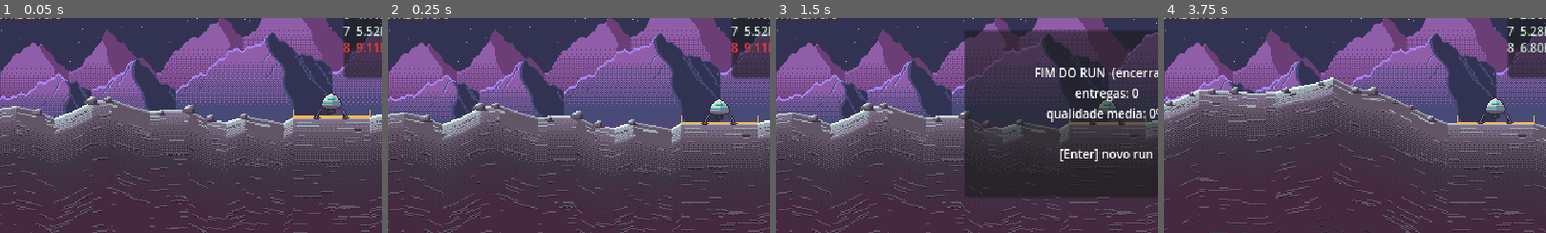
Above: before the commit, frames 1-4 (left to right).
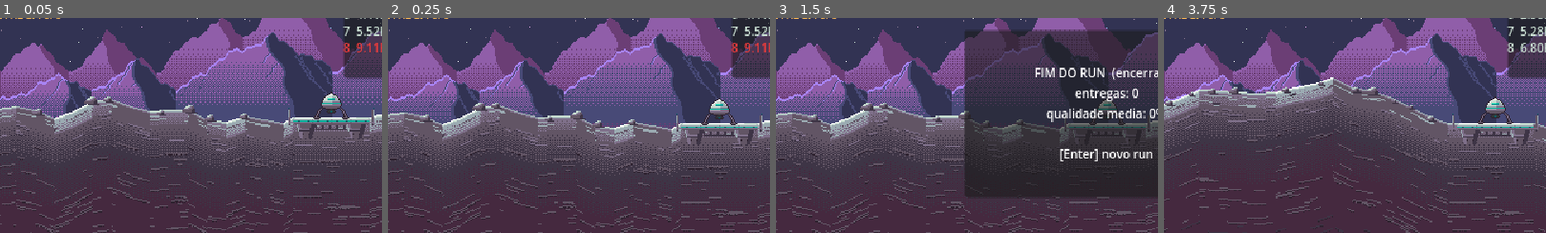
Above: after the commit, the same moments.

Repository: valdersonjr/incremental-lander
Game: Godot game, scene res://game/main.tscn
Two runs of this game, one before a commit and one after it. Both use one fixed random seed, a clock stepped at 60 frames per second and the inputs below.
Inputs:
- Up to frame 1 (0.05 s): no input
- Up to frame 2 (0.25 s): no input
- Up to frame 3 (1.5 s): tap Enter (confirm) at 0.5 s; hold D (rotate_right) 0.53-1.28 s; hold Enter (confirm) 0.53-1.28 s; tap R (restart) at 1.25 s; hold A (rotate_left) from 1.28 s (still down); tap E (end_run) at 1.35 s
- Up to frame 4 (3.75 s): tap Enter (confirm) at 2 s; release A (rotate_left) at 2.03 s; hold D (rotate_right) 2.03-2.75 s; tap 1 at 2.1 s; click "Novo jogo" at 2.75 s; click "DECOLAR [Enter]" at 3.5 s
The pictures show only the part of the screen within x 7-57%, y 28-78%; the shares and areas given below are measured in that part.

The runs differ from the first frame. In frame 1, 1.3% of the frame differs, in the area x 75-98%, y 41-56%; in frame 2, 1.2%; in frame 3, 0.4%; in frame 4, 1.2%.

Commit message:
Fase 8: plataformas de pouso no jogo (alvo com feixe de luz e marcador)
- pixel-art: export da plataforma (idle/alvo com luzes correndo e pista iluminada),
  feixe de luz ciano pulsante e marcador flutuante
- godot-dev: Terrain cria um sprite por plataforma; setter target_pad_id liga feixe e
  marcador no alvo; contrato de posições em TerrainArt com teste
- Verificado: 47 testes, demo sem erros, captura com feixe visível de longe e entrega 86%

Co-Authored-By: Claude Opus 5.5 <noreply@anthropic.com>
Claude-Session: https://claude.ai/code/session_01JhKCi9Us7j2H5LJGQ5fDNT

Diff:
--- /dev/null
+++ b/assets/sprites/landing_pad.json
@@ -0,0 +1,29 @@
+{
+  "frame_width": 80,
+  "frame_height": 28,
+  "animations": [
+    {
+      "name": "idle",
+      "row": 0,
+      "frames": 1,
+      "durations_ms": [
+        500
+      ],
+      "loop": true
+    },
+    {
+      "name": "target",
+      "row": 1,
+      "frames": 6,
+      "durations_ms": [
+        160,
+        140,
+        120,
+        120,
+        140,
+        260
+      ],
+      "loop": true
+    }
+  ]
+}
--- /dev/null
+++ b/assets/sprites/landing_pad_frames.tres
@@ -0,0 +1,65 @@
+[gd_resource type="SpriteFrames" load_steps=9 format=3]
+
+[ext_resource type="Texture2D" path="res://assets/sprites/landing_pad.png" id="1_tex"]
+
+[sub_resource type="AtlasTexture" id="AtlasTexture_1"]
+atlas = ExtResource("1_tex")
+region = Rect2(0, 0, 80, 28)
+
+[sub_resource type="AtlasTexture" id="AtlasTexture_2"]
+atlas = ExtResource("1_tex")
+region = Rect2(0, 28, 80, 28)
+
+[sub_resource type="AtlasTexture" id="AtlasTexture_3"]
+atlas = ExtResource("1_tex")
+region = Rect2(80, 28, 80, 28)
+
+[sub_resource type="AtlasTexture" id="AtlasTexture_4"]
+atlas = ExtResource("1_tex")
+region = Rect2(160, 28, 80, 28)
+
+[sub_resource type="AtlasTexture" id="AtlasTexture_5"]
+atlas = ExtResource("1_tex")
+region = Rect2(240, 28, 80, 28)
+
+[sub_resource type="AtlasTexture" id="AtlasTexture_6"]
+atlas = ExtResource("1_tex")
+region = Rect2(320, 28, 80, 28)
+
+[sub_resource type="AtlasTexture" id="AtlasTexture_7"]
+atlas = ExtResource("1_tex")
+region = Rect2(400, 28, 80, 28)
+
+[resource]
+animations = [{
+"frames": [{
+"duration": 1.000,
+"texture": SubResource("AtlasTexture_1")
+}],
+"loop": true,
+"name": &"idle",
+"speed": 2.000
+}, {
+"frames": [{
+"duration": 1.333,
+"texture": SubResource("AtlasTexture_2")
+}, {
+"duration": 1.167,
+"texture": SubResource("AtlasTexture_3")
+}, {
+"duration": 1.000,
+"texture": SubResource("AtlasTexture_4")
+}, {
+"duration": 1.000,
+"texture": SubResource("AtlasTexture_5")
+}, {
+"duration": 1.167,
+"texture": SubResource("AtlasTexture_6")
+}, {
+"duration": 2.167,
+"texture": SubResource("AtlasTexture_7")
+}],
+"loop": true,
+"name": &"target",
+"speed": 8.333
+}]
--- /dev/null
+++ b/assets/sprites/target_beam.json
@@ -0,0 +1,18 @@
+{
+  "frame_width": 64,
+  "frame_height": 84,
+  "animations": [
+    {
+      "name": "pulse",
+      "row": 0,
+      "frames": 4,
+      "durations_ms": [
+        180,
+        150,
+        180,
+        150
+      ],
+      "loop": true
+    }
+  ]
+}
--- /dev/null
+++ b/assets/sprites/target_beam_frames.tres
@@ -0,0 +1,39 @@
+[gd_resource type="SpriteFrames" load_steps=6 format=3]
+
+[ext_resource type="Texture2D" path="res://assets/sprites/target_beam.png" id="1_tex"]
+
+[sub_resource type="AtlasTexture" id="AtlasTexture_1"]
+atlas = ExtResource("1_tex")
+region = Rect2(0, 0, 64, 84)
+
+[sub_resource type="AtlasTexture" id="AtlasTexture_2"]
+atlas = ExtResource("1_tex")
+region = Rect2(64, 0, 64, 84)
+
+[sub_resource type="AtlasTexture" id="AtlasTexture_3"]
+atlas = ExtResource("1_tex")
+region = Rect2(128, 0, 64, 84)
+
+[sub_resource type="AtlasTexture" id="AtlasTexture_4"]
+atlas = ExtResource("1_tex")
+region = Rect2(192, 0, 64, 84)
+
+[resource]
+animations = [{
+"frames": [{
+"duration": 1.200,
+"texture": SubResource("AtlasTexture_1")
+}, {
+"duration": 1.000,
+"texture": SubResource("AtlasTexture_2")
+}, {
+"duration": 1.200,
+"texture": SubResource("AtlasTexture_3")
+}, {
+"duration": 1.000,
+"texture": SubResource("AtlasTexture_4")
+}],
+"loop": true,
+"name": &"pulse",
+"speed": 6.667
+}]
--- /dev/null
+++ b/assets/sprites/target_marker.json
@@ -0,0 +1,18 @@
+{
+  "frame_width": 11,
+  "frame_height": 9,
+  "animations": [
+    {
+      "name": "bob",
+      "row": 0,
+      "frames": 4,
+      "durations_ms": [
+        220,
+        160,
+        220,
+        160
+      ],
+      "loop": true
+    }
+  ]
+}
--- /dev/null
+++ b/assets/sprites/target_marker_frames.tres
@@ -0,0 +1,39 @@
+[gd_resource type="SpriteFrames" load_steps=6 format=3]
+
+[ext_resource type="Texture2D" path="res://assets/sprites/target_marker.png" id="1_tex"]
+
+[sub_resource type="AtlasTexture" id="AtlasTexture_1"]
+atlas = ExtResource("1_tex")
+region = Rect2(0, 0, 11, 9)
+
+[sub_resource type="AtlasTexture" id="AtlasTexture_2"]
+atlas = ExtResource("1_tex")
+region = Rect2(11, 0, 11, 9)
+
+[sub_resource type="AtlasTexture" id="AtlasTexture_3"]
+atlas = ExtResource("1_tex")
+region = Rect2(22, 0, 11, 9)
+
+[sub_resource type="AtlasTexture" id="AtlasTexture_4"]
+atlas = ExtResource("1_tex")
+region = Rect2(33, 0, 11, 9)
+
+[resource]
+animations = [{
+"frames": [{
+"duration": 1.375,
+"texture": SubResource("AtlasTexture_1")
+}, {
+"duration": 1.000,
+"texture": SubResource("AtlasTexture_2")
+}, {
+"duration": 1.375,
+"texture": SubResource("AtlasTexture_3")
+}, {
+"duration": 1.000,
+"texture": SubResource("AtlasTexture_4")
+}],
+"loop": true,
+"name": &"bob",
+"speed": 6.250
+}]
--- a/game/flight/flight.gd
+++ b/game/flight/flight.gd
@@ -100,7 +100,6 @@
 		lander.can_takeoff = false
 		target_pad_id = -1
 		terrain.target_pad_id = -1
-		terrain.queue_redraw()
 		_finish(false, quality, "", info)
 	elif lander.gas <= 0.001:
 		stranded.emit()
--- a/game/terrain/terrain.gd
+++ b/game/terrain/terrain.gd
@@ -1,17 +1,21 @@
 ## Terreno em poligono: gera relevo por seed (TerrainGen), colisao e visual.
 ## Com arte do planeta (assets/bg/<planeta>_layers.json): faixas cisalhadas lit/flat/shade + pedregulhos
-## (TerrainArt). Sem arte: placeholder (poligono solido + linha clara).
+## (TerrainArt). Sem arte: placeholder (poligono solido + linha clara). Plataformas: sprites animados (todos os planetas).
 class_name Terrain
 extends Node2D
 
 const COLOR_FILL := Color("#3e3546")      # shadow
 const COLOR_SURFACE := Color("#9babb2")   # steel
-const COLOR_PAD := Color("#fbb954")       # honey
-const COLOR_TARGET := Color("#1ebc73")    # emerald
+const PAD_FRAMES := preload("res://assets/sprites/landing_pad_frames.tres")
 
 var ridge := PackedVector2Array()
 var pads: Array[Dictionary] = []
-var target_pad_id := -1
+## Plataforma alvo (-1 = nenhuma): ganha luzes vivas, feixe de luz e marcador.
+var target_pad_id := -1:
+	set(value):
+		target_pad_id = value
+		if is_node_ready():
+			_sync_target()
 
 var _rocks: Array[Dictionary] = []
 var _rock_tex: Texture2D
@@ -21,6 +25,9 @@
 @onready var _surface: Line2D = %Surface
 @onready var _collision: CollisionShape2D = %Collision
 @onready var _bands: Dictionary = {"lit": %BandLit, "flat": %BandFlat, "shade": %BandShade}
+@onready var _pads_root: Node2D = %Pads
+@onready var _beam: AnimatedSprite2D = %Beam
+@onready var _marker: AnimatedSprite2D = %Marker
 
 
 ## Gera o terreno e devolve os dados (ridge, pads, polygon).
@@ -50,8 +57,42 @@
 	var shape := ConcavePolygonShape2D.new()
 	shape.segments = segs
 	_collision.shape = shape
+	_build_pads()
 	queue_redraw()
 	return data
+
+
+## Um sprite por plataforma (arte da pixel-art: landing_pad.py; contrato em TerrainArt.PAD_ORIGIN).
+func _build_pads() -> void:
+	for c in _pads_root.get_children():
+		c.queue_free()
+	for p in pads:
+		var s := AnimatedSprite2D.new()
+		s.sprite_frames = PAD_FRAMES
+		s.centered = false
+		s.position = TerrainArt.pad_origin(p)
+		s.set_meta("pad_id", int(p["id"]))
+		_pads_root.add_child(s)
+	_sync_target()
+
+
+func _sync_target() -> void:
+	var target: Dictionary = {}
+	for s: AnimatedSprite2D in _pads_root.get_children():
+		if s.is_queued_for_deletion():
+			continue
+		var is_target := int(s.get_meta("pad_id")) == target_pad_id
+		s.play(&"target" if is_target else &"idle")
+	for p in pads:
+		if int(p["id"]) == target_pad_id:
+			target = p
+	_beam.visible = not target.is_empty()
+	_marker.visible = _beam.visible
+	if _beam.visible:
+		_beam.position = TerrainArt.beam_origin(target)
+		_marker.position = TerrainArt.marker_origin(target)
+		_beam.play(&"pulse")
+		_marker.play(&"bob")
 
 
 func _apply_art(planet_id: String, seed_value: int, meta: Dictionary) -> void:
@@ -77,11 +118,3 @@
 	for r in _rocks:
 		var src := Rect2(Vector2(_rock_cell.x * int(r["frame"]), 0), _rock_cell)
 		draw_texture_rect_region(_rock_tex, Rect2(r["pos"], _rock_cell), src)
-	for p in pads:
-		var c := COLOR_TARGET if int(p["id"]) == target_pad_id else COLOR_PAD
-		var x0 := float(p["x"]) - float(p["half_width"])
-		var x1 := float(p["x"]) + float(p["half_width"])
-		var y := float(p["y"])
-		draw_line(Vector2(x0, y), Vector2(x1, y), c, 2.0)
-		draw_line(Vector2(x0, y), Vector2(x0, y - 6.0), c, 1.0)
-		draw_line(Vector2(x1, y), Vector2(x1, y - 6.0), c, 1.0)
--- a/game/terrain/terrain.tscn
+++ b/game/terrain/terrain.tscn
@@ -1,6 +1,8 @@
 [gd_scene format=3]
 
 [ext_resource type="Script" path="res://game/terrain/terrain.gd" id="1_terrain"]
+[ext_resource type="SpriteFrames" path="res://assets/sprites/target_beam_frames.tres" id="2_beam"]
+[ext_resource type="SpriteFrames" path="res://assets/sprites/target_marker_frames.tres" id="3_marker"]
 
 [node name="Terrain" type="Node2D"]
 script = ExtResource("1_terrain")
@@ -34,6 +36,23 @@
 width = 2.0
 default_color = Color(0.608, 0.671, 0.698, 1)
 
+[node name="Beam" type="AnimatedSprite2D" parent="."]
+unique_name_in_owner = true
+visible = false
+sprite_frames = ExtResource("2_beam")
+animation = &"pulse"
+centered = false
+
+[node name="Pads" type="Node2D" parent="."]
+unique_name_in_owner = true
+
+[node name="Marker" type="AnimatedSprite2D" parent="."]
+unique_name_in_owner = true
+visible = false
+sprite_frames = ExtResource("3_marker")
+animation = &"bob"
+centered = false
+
 [node name="Body" type="StaticBody2D" parent="."]
 
 [node name="Collision" type="CollisionShape2D" parent="Body"]
--- a/scripts/world/terrain_art.gd
+++ b/scripts/world/terrain_art.gd
@@ -6,6 +6,10 @@
 extends RefCounted
 
 const FACES: Array[String] = ["lit", "flat", "shade"]
+# contrato com art/src/sprites/landing_pad.py (pad 80x28 com topo do deck na linha 10; feixe 64x84; marcador 11x9)
+const PAD_ORIGIN := Vector2(-40, -10)
+const BEAM_ORIGIN := Vector2(-32, -84)
+const MARKER_ORIGIN := Vector2(-5, -92)
 
 
 ## Metadados de arte do planeta ({} se o planeta ainda nao tem arte -> placeholder).
@@ -78,3 +82,18 @@
 ## x = quanto rolar a textura (repete); y = quanto descer a camada quando a camera sobe acima de ref_y.
 static func layer_offset(cam: Vector2, ref_y: float, factor: Vector2) -> Vector2:
 	return Vector2(roundf(cam.x * factor.x), roundf((ref_y - cam.y) * factor.y))
+
+
+## Canto sup. esq. do sprite da plataforma (topo do deck = altura da plataforma).
+static func pad_origin(pad: Dictionary) -> Vector2:
+	return Vector2(float(pad["x"]), float(pad["y"])) + PAD_ORIGIN
+
+
+## Canto sup. esq. do feixe do alvo (base encostada no topo do deck).
+static func beam_origin(pad: Dictionary) -> Vector2:
+	return Vector2(float(pad["x"]), float(pad["y"])) + BEAM_ORIGIN
+
+
+## Canto sup. esq. do marcador (acima do feixe).
+static func marker_origin(pad: Dictionary) -> Vector2:
+	return Vector2(float(pad["x"]), float(pad["y"])) + MARKER_ORIGIN
--- a/tests/unit/world/test_terrain_art.gd
+++ b/tests/unit/world/test_terrain_art.gd
@@ -47,3 +47,10 @@
 func test_parallax() -> void:
 	assert_eq(TerrainArt.layer_offset(Vector2(1000, -500), 0.0, Vector2(0.1, 0.2)), Vector2(100, 100))
 	assert_eq(TerrainArt.layer_offset(Vector2(1000, -500), 0.0, Vector2.ZERO), Vector2.ZERO)
+
+
+func test_plataforma_alinhada_ao_topo_do_deck() -> void:
+	var pad := {"x": 100.0, "y": 50.0, "half_width": 32.0}
+	assert_eq(TerrainArt.pad_origin(pad), Vector2(60, 40), "deck de 64 px centrado; topo do deck na linha 10")
+	assert_eq(TerrainArt.beam_origin(pad).y + 84.0, 50.0, "base do feixe encosta no deck")
+	assert_true(TerrainArt.marker_origin(pad).y < TerrainArt.beam_origin(pad).y, "marcador acima do feixe")
Binary file added: assets/sprites/landing_pad.png
Not shown, added: assets/sprites/landing_pad.png.import
Binary file added: assets/sprites/target_beam.png
Not shown, added: assets/sprites/target_beam.png.import
Binary file added: assets/sprites/target_marker.png
Not shown, added: assets/sprites/target_marker.png.import
Not shown, changed: docs/ARCHITECTURE.md
Not shown, changed: docs/HANDOFF.md
Not shown, changed: docs/ROADMAP.md
